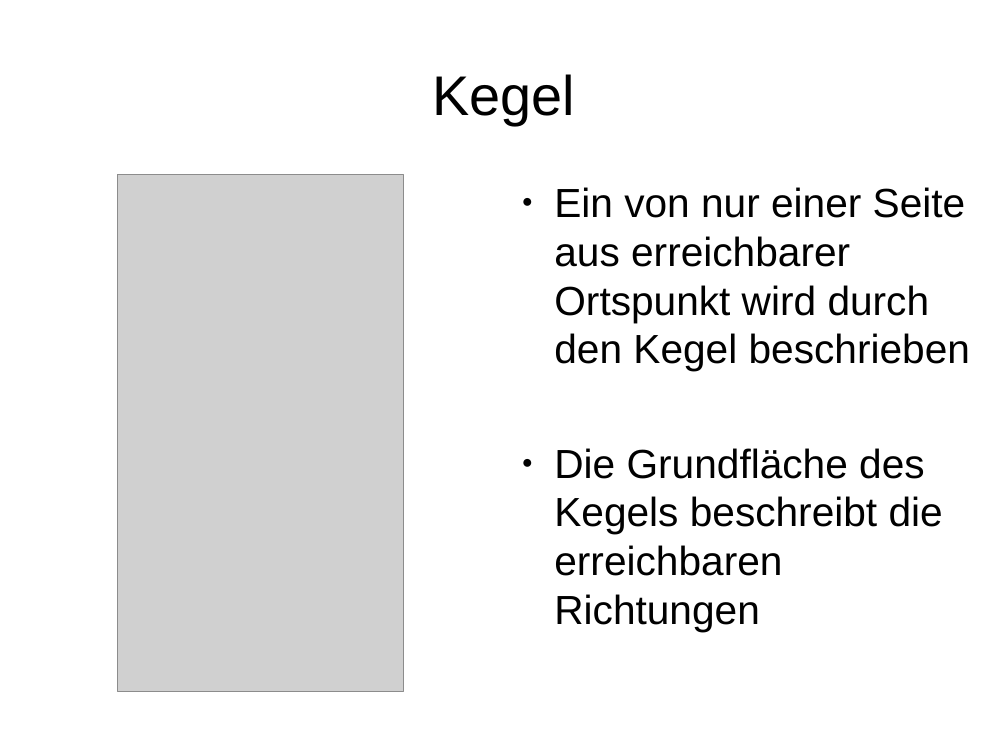
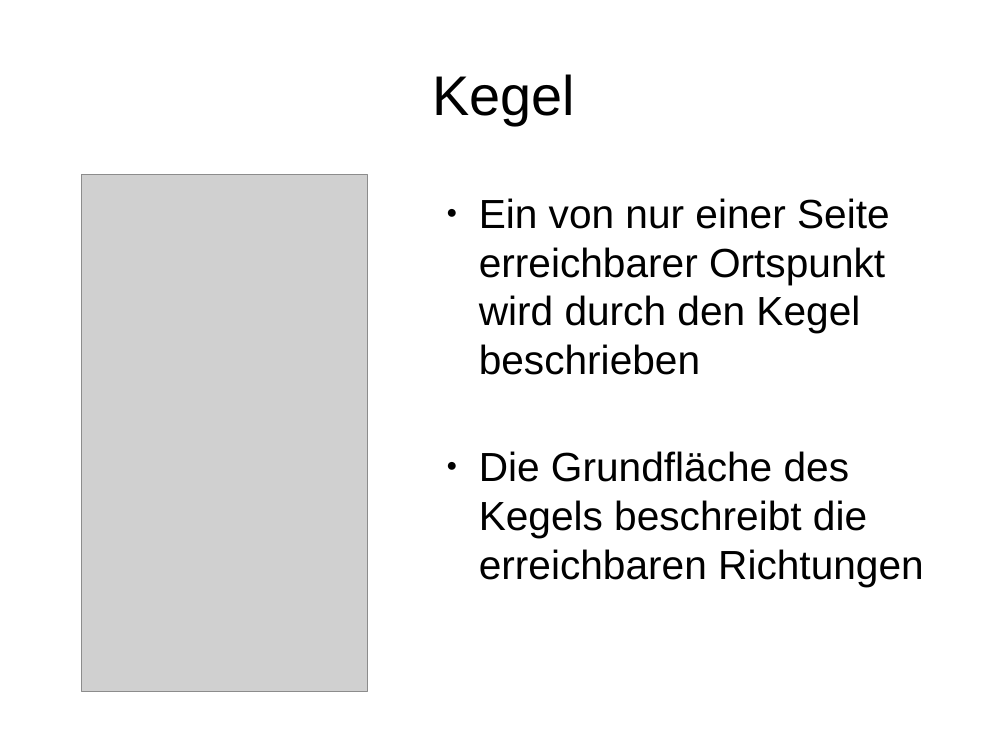
Before and after one commit to JochenKempfle/capability_map, a slide deck: slide 6 of Bachelorarbeit/Präsentation.odp (slide 8 before the commit). Drawn at 1008x756 pixels with LibreOffice and Linux fonts; fonts in the diff are those of the drawing; grey boxes stand for pictures. Boxes give left, top, right and bottom in pixels: in the first picture for what was removed or moved away, otherwise in the second. Text is boxed around its words. In the diff, an @@ line names an element or a change of style, - is before the commit and + after.

```diff
--- a/Bachelorarbeit/Präsentation.odp
+++ b/Bachelorarbeit/Präsentation.odp
@@ picture: place and size @@
-picture at [118,175,403,692]
+picture at [81,175,367,692]
@@ text at [479,198,890,375]: text changed @@
-● Ein von nur einer Seite aus erreichbarer Ortspunkt wird durch den Kegel beschrieben
+● Ein von nur einer Seite erreichbarer Ortspunkt wird durch den Kegel beschrieben
@@ text "Die Grundfläche des Kegels beschreibt ..." rewrapped from [554,448,943,632] to [479,451,924,587] @@
```
Also in this commit, not shown: 10 other slides changed, 13 slides added, 16 slides removed.
